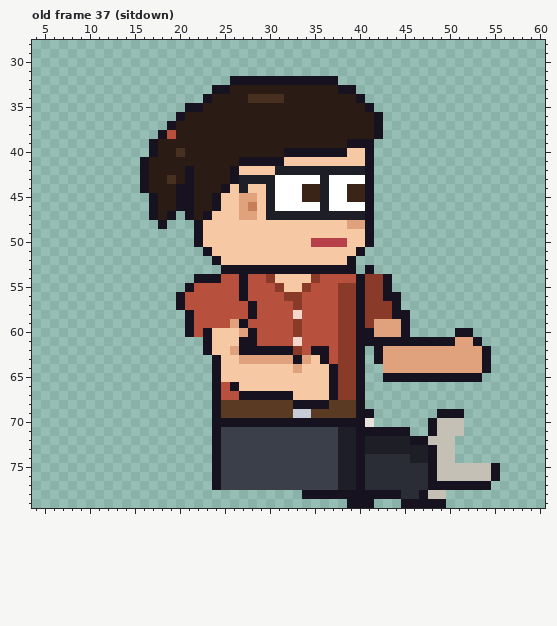
Two versions of one pixel-art file, sprites/clients/client_designer_b_right_anim.aseprite. Above is the file before it was changed.
64x80 pixels, 85 frames. Colours within 5 levels of each other are drawn and written as one. Shown: old frame 37 (sitdown): x 4..60, y 28..79. The commit also changed other frames, which this record leaves out.
The result:
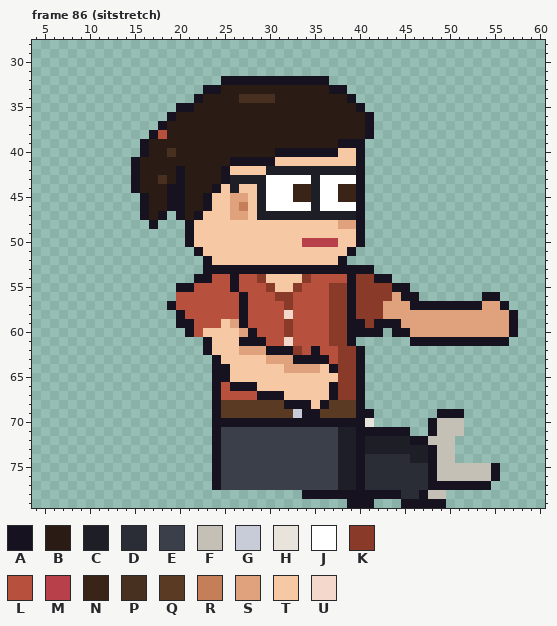
Palette (. is transparent): A #17121f  B #2a1c14  C #1e1e26  D #2a2d36  E #3a3f4a  F #c4c0b6  G #c8ccd8  H #e8e4dc  J #ffffff  K #8a3a28  L #b8503e  M #b8404a  N #3a2418  P #47301f  Q #5a3a22  R #c47e58  S #e0a27c  T #f6c9a4  U #f4d8cc
A new or re-ordered frame is compared with the old frame closest to it.
Changes in this commit:
frames 85 -> 123
Frame 86 (sitstretch) is new; against old frame 37 (sitdown):
y 32: x 25 . -> A; x 37 A -> .
y 33: x 23 . -> A; x 25 A -> B; x 37 B -> A; x 39 A -> .
y 34: x 22..23 .A -> AB; x 27 B -> P; x 31 P -> B; x 39..40 BA -> A.
y 35: x 20 . -> A; x 22 A -> B; x 40..41 BA -> A.
y 36: x 19..20 .A -> AB; x 41..42 BA -> A.
y 37: x 18..19 .A -> AB; x 41..42 BA -> A.
y 38: x 17..19 .AL -> ALB; x 41..42 BA -> A.
y 39: x 16..17 .A -> AB; x 38 B -> A; x 41 A -> .
y 40: x 16..17 .A -> AB; x 19..20 BP -> PB; x 31 B -> A; x 38 A -> T; x 40..41 TA -> A.
y 41: x 15..16 .A -> AB; x 26 B -> A; x 31 A -> T; x 40..41 TA -> A.
y 42: x 15..16 .A -> AB; x 20..21 BA -> AB; x 25..26 BA -> AT; x 30 T -> C; x 40..41 CA -> A.
y 43: x 15..16 .A -> AB; x 18..21 BPBA -> PBAB; x 25..26 BA -> AC; x 30 C -> J; x 35..36 JC -> CJ; x 40..41 JA -> A.
y 44: x 15..16 .A -> AB; x 19 B -> A; x 21 A -> B; x 24..27 BATC -> ATCT; x 29..30 TC -> CJ; x 33 J -> N; x 35..36 NC -> CJ; x 38 J -> N; x 40..41 NA -> A.
y 45: x 16..17 .A -> AB; x 19 B -> A; x 21 A -> B; x 23..24 BA -> AT; x 26 T -> S; x 28..30 STC -> TCJ; x 33 J -> N; x 35..36 NC -> CJ; x 38 J -> N; x 40..41 NA -> A.
y 46: x 16..17 .A -> AB; x 19 B -> A; x 21 A -> B; x 23..24 BA -> AT; x 26..30 TSRTC -> SRTCJ; x 35..36 JC -> CJ; x 40..41 JA -> A.
y 47: x 16..23 .ABA.ABA -> ABA.ABAT; x 26 T -> S; x 28..29 ST -> TC; x 40..41 CA -> A.
y 48: x 17..18 .A -> A.; x 21..22 .A -> AT; x 38 T -> S; x 40..41 SA -> A.
y 49: x 21..22 .A -> AT; x 40..41 TA -> A.
y 50: x 21..22 .A -> AT; x 34 T -> M; x 38 M -> T; x 40..41 TA -> A.
y 51: x 22..23 .A -> AT; x 39..40 TA -> A.
y 52: x 23..24 .A -> AT; x 38..39 TA -> A.
y 53: x 23..24 .. -> AA; x 40 . -> A
y 54: x 24 A -> L; x 26..27 LA -> AL; x 29..30 LK -> KT; x 34..35 TK -> KL; x 39..40 LA -> AK; x 42 K -> A
y 55: x 20 . -> A; x 26..27 LA -> AL; x 30..31 LK -> KT; x 33..34 TK -> KL; x 37 L -> K; x 39..40 KA -> AK; x 43..45 A.. -> KAA
y 56: x 20 A -> L; x 31 L -> K; x 33 K -> L; x 37 L -> K; x 39..40 KA -> AK; x 43..46 AA.. -> KSAA; x 54..55 .. -> AA
y 57: x 19..20 .A -> AL; x 27..28 LA -> AL; x 32..33 LK -> KL; x 37 L -> K; x 39..40 KA -> AK; x 43..56 KA............ -> SSSAAAAAAAASSA
y 58: x 20..21 .A -> AL; x 27..28 LA -> AL; x 32..33 LU -> UL; x 37 L -> K; x 39..40 KA -> AK; x 43..57 KAA............ -> SSSSSSSSSSSSSSA
y 59: x 20 . -> A; x 25 L -> T; x 32..33 LK -> KL; x 37 L -> K; x 39 K -> A; x 42..57 SSSA............ -> AAASSSSSSSSSSSSA
y 60: x 23 A -> T; x 32..33 LK -> KL; x 37 L -> K; x 39 K -> A; x 42..44 SSS -> A.A; x 46..57 .....AA..... -> SSSSSSSSSSSA
y 61: x 29 L -> A; x 32..33 LU -> UL; x 37 L -> K; x 39..45 KAAAAAA -> A......; x 51..52 SS -> AA; x 54..56 ... -> AAA
y 62: x 26..29 SAAA -> TSSS; x 36 A -> L; x 42..54 ASSSSSSSSSSSA -> .............
y 63: x 27..29 SSS -> TTT; x 34..35 ST -> AA; x 42..54 ASSSSSSSSSSSA -> .............
y 64: x 25 T -> A; x 32 T -> S; x 34..35 TT -> SS; x 43..54 SSSSSSSSSSSA -> ............
y 65: x 25 T -> A; x 37 A -> T; x 43..53 AAAAAAAAAAA -> ...........
y 66: x 27..28 TT -> AA
y 67: x 27..28 AA -> LL; x 32 A -> T
y 68: x 32 Q -> A; x 35 A -> T
y 69: x 34..35 GQ -> AA
Where, in picture pixels (left, top, right, bottom), the same in both pictures:
changed: (131, 76, 518, 418)
